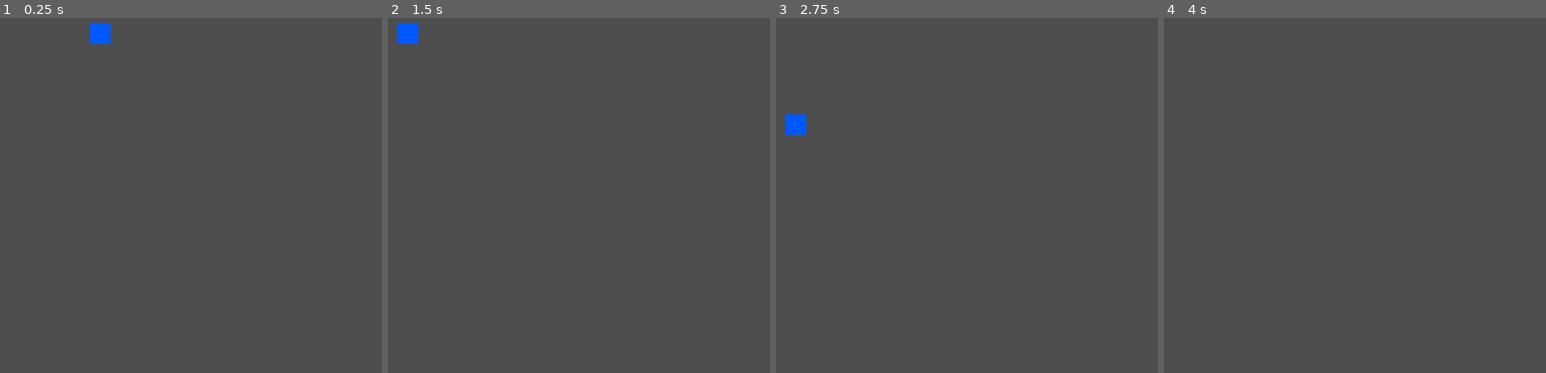
Above: before the commit, frames 1-4 (left to right).
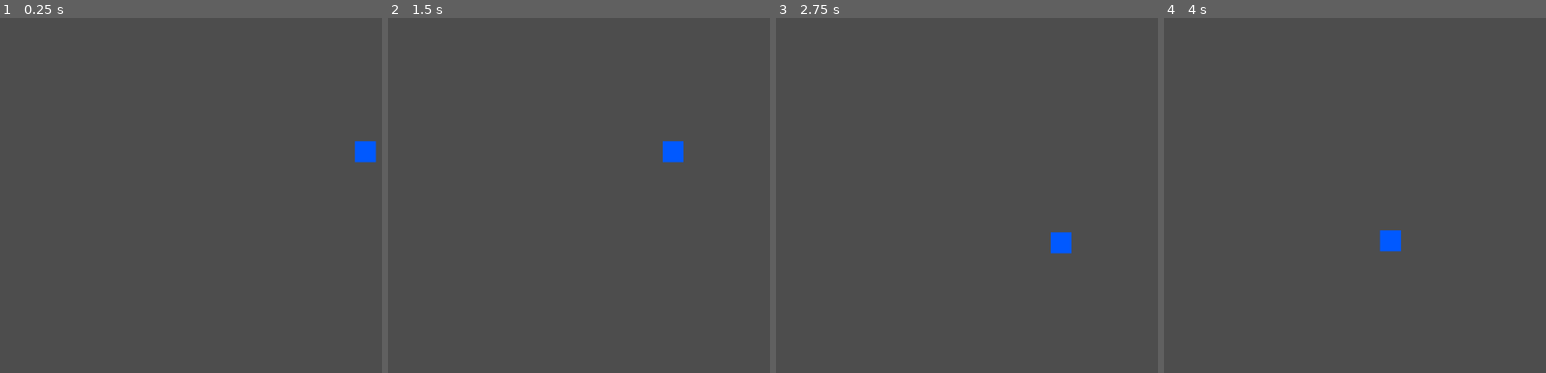
Above: after the commit, the same moments.

Repository: m9k3s/public
Game: Godot game, scene res://scene/main.tscn
Two runs of this game, one before a commit and one after it. Both use one fixed random seed, a clock stepped at 60 frames per second and the inputs below.
Inputs:
- Up to frame 1 (0.25 s): no input
- Up to frame 2 (1.5 s): tap Enter at 0.5 s; hold A (a) 0.53-1.28 s; tap D (d) at 0.8, 1.35 s
- Up to frame 3 (2.75 s): tap S (s) at 1.55 s; tap Space at 2 s; hold S (s) from 2.03 s (still down); tap W (w) at 2.3 s
- Up to frame 4 (4 s): release S (s) at 2.78 s; tap W (w) at 2.85 s; tap A (a) at 3.05 s; tap Enter at 3.5 s; hold A (a) from 3.53 s (still down); tap D (d) at 3.8 s

The runs differ from the first frame. In frame 1, 0.7% of the frame differs, in the area x 23-99%, y 1-41%; in frame 2, 0.7%; in frame 3, 0.7%; in frame 4, 0.3%.

Commit message:
add the main script and make it manage player spawn

Diff:
--- a/scene/main.tscn
+++ b/scene/main.tscn
@@ -1,8 +1,6 @@
 [gd_scene load_steps=2 format=3 uid="uid://3cjifaldn3bh"]
 
-[ext_resource type="PackedScene" uid="uid://cat5dc4qg1d4e" path="res://scene/player.tscn" id="1_itxqv"]
+[ext_resource type="Script" uid="uid://dnp23whcd05y1" path="res://script/main.gd" id="1_v0l8b"]
 
 [node name="main" type="Node2D"]
-
-[node name="player" parent="." instance=ExtResource("1_itxqv")]
-position = Vector2(154, 127)
+script = ExtResource("1_v0l8b")
--- /dev/null
+++ b/script/main.gd
@@ -0,0 +1,22 @@
+extends Node2D
+var screen_size = Vector2()
+
+var player_scene = preload("res://scene/player.tscn")
+
+# Called when the node enters the scene tree for the first time.
+func _ready() -> void:
+	screen_size = get_viewport_rect().size
+	add_player()
+
+# Called every frame. 'delta' is the elapsed time since the previous frame.
+func _process(delta: float) -> void:
+	pass
+
+func add_player():
+	var player = player_scene.instantiate()
+	var player_sprite = player.get_node("Sprite2D")
+	var player_size = player_sprite.texture.get_size()
+	add_child(player)
+
+	player.position.x = screen_size.x/2 - player_size.x/2
+	player.position.y = screen_size.y/2 - player_size.y/2
Not shown, added: script/main.gd.uid
